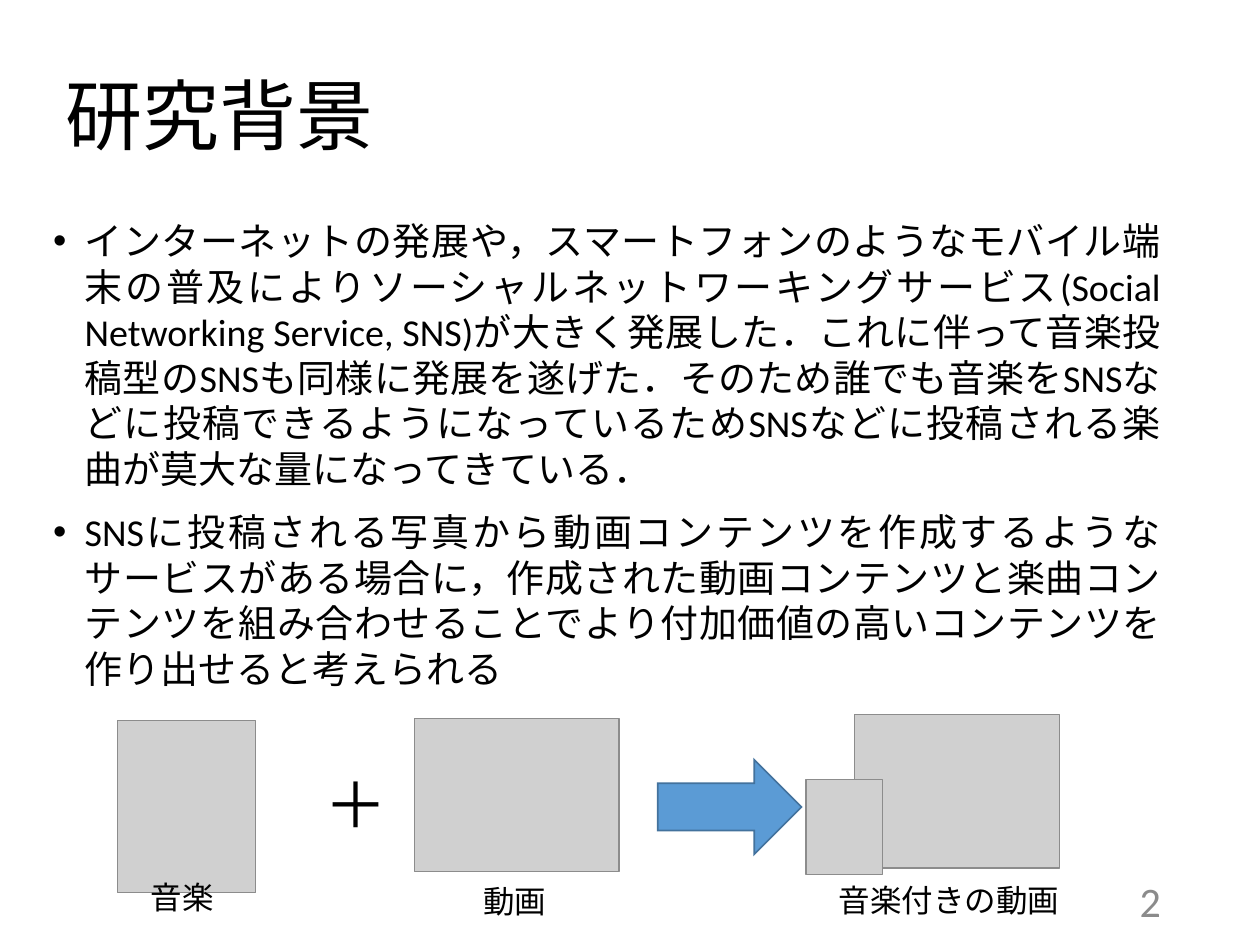
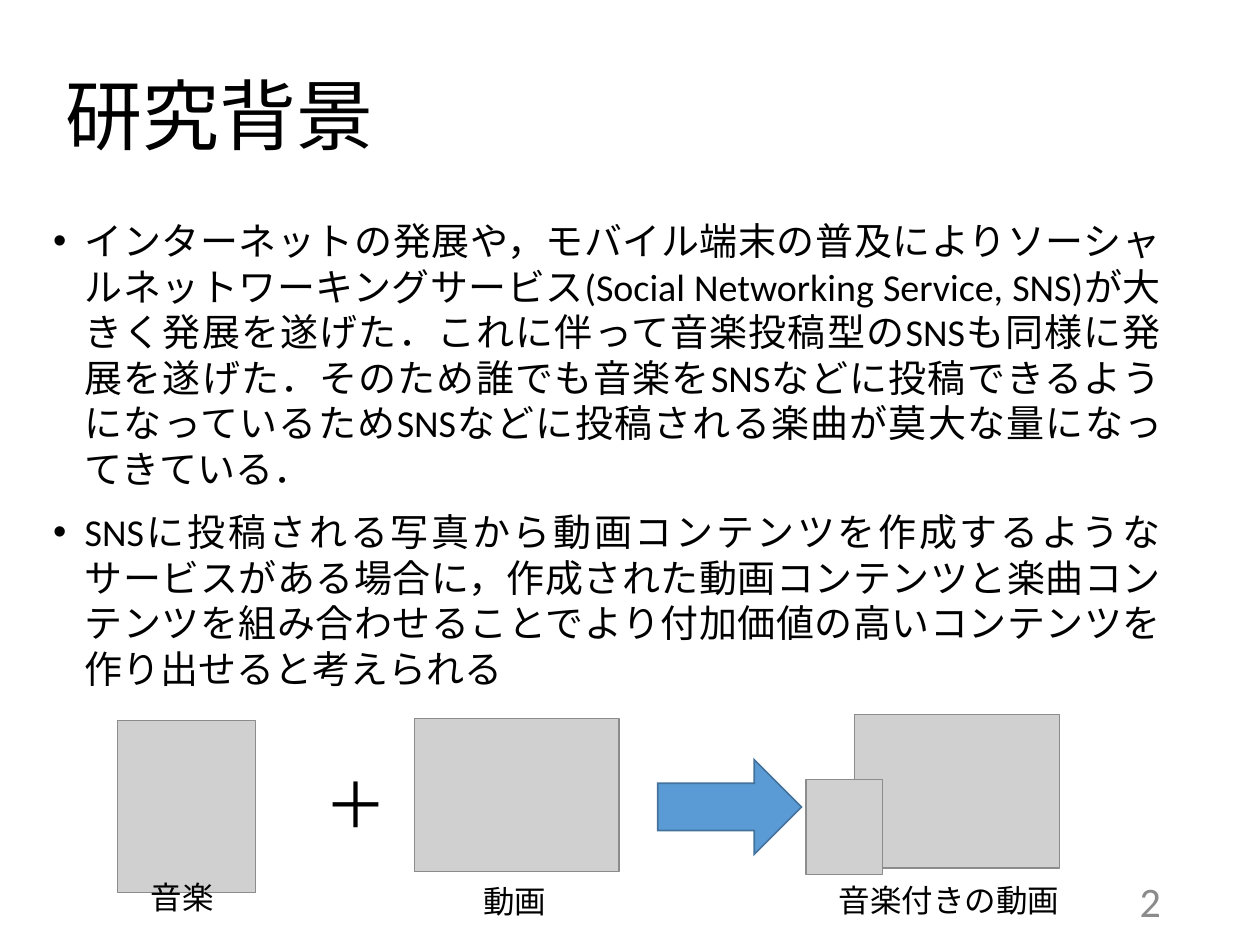
Before and after one commit to kait-takanolab/1821144-yoshii-thesis, a slide deck: slide 2 of 発表用スライド/1821144_卒研発表.pptx. Drawn at 1260x945 pixels with LibreOffice and Linux fonts; fonts in the diff are those of the drawing; grey boxes stand for pictures. Boxes give left, top, right and bottom in pixels: in the first picture for what was removed or moved away, otherwise in the second. Text is boxed around its words. In the diff, an @@ line names an element or a change of style, - is before the commit and + after.

Commit message:
1/19

```diff
--- a/発表用スライド/1821144_卒研発表.pptx
+++ b/発表用スライド/1821144_卒研発表.pptx
@@ text at [85,223,1161,395]: text changed @@
-• インターネットの発展や，スマートフォンのようなモバイル端末の普及によりソーシャルネットワーキングサービス(Social Networking Service, SNS)が大きく発展した．これに伴って音楽投稿型のSNSも同様に発展を遂げた．そのため誰でも音楽をSNSなどに投稿できるようになっているためSNSなどに投稿される楽曲が莫大な量になってきている．
+• インターネットの発展や，モバイル端末の普及によりソーシャルネットワーキングサービス(Social Networking Service, SNS)が大きく発展を遂げた．これに伴って音楽投稿型のSNSも同様に発展を遂げた．そのため誰でも音楽をSNSなどに投稿できるようになっているためSNSなどに投稿される楽曲が莫大な量になってきている．
```
Also in this commit, not shown: 2 other slides changed.
